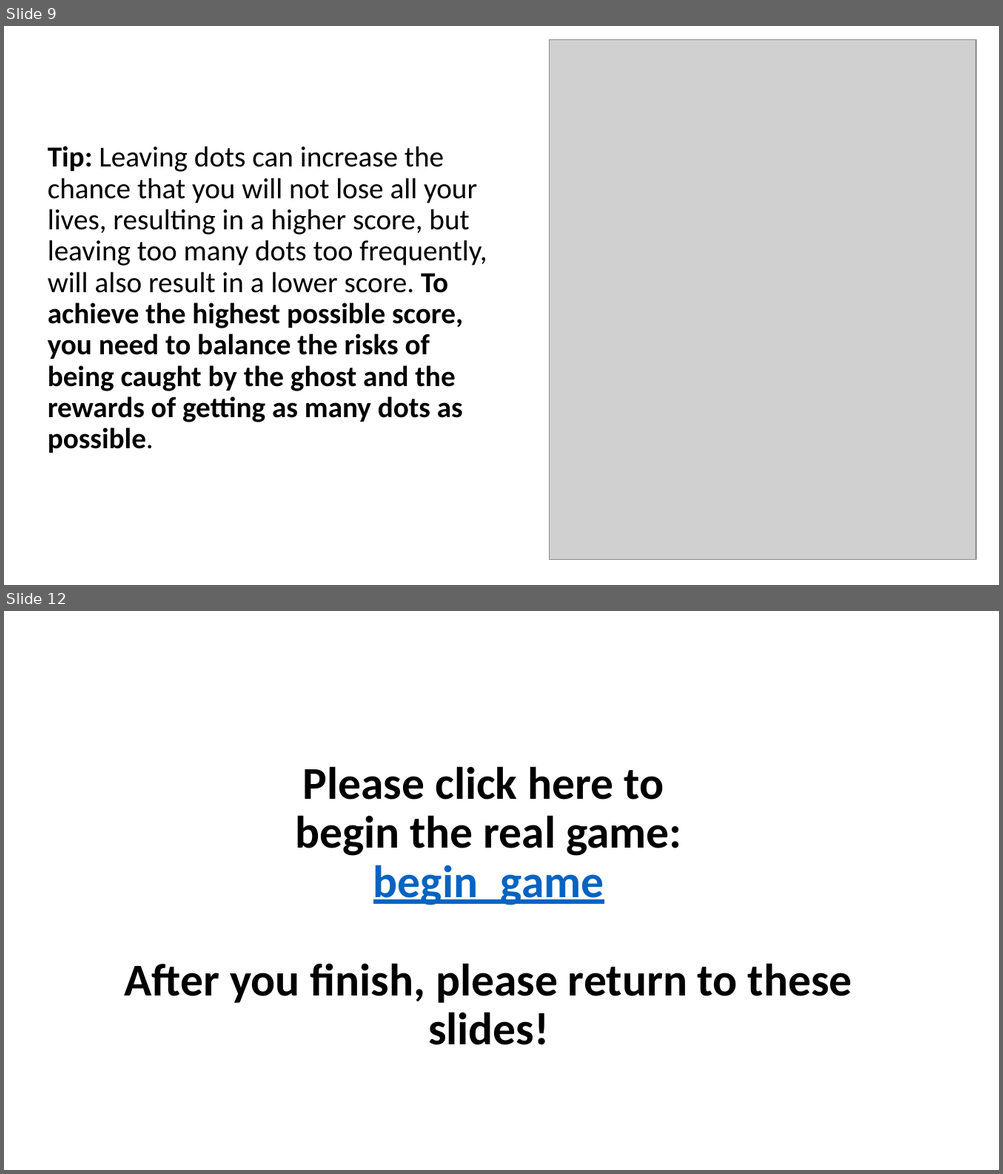
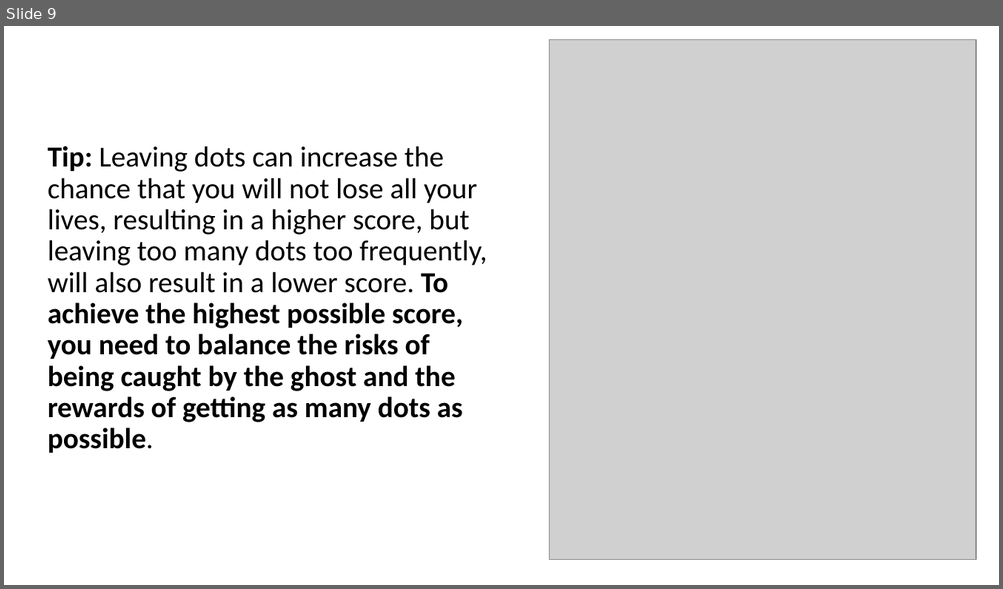
Before and after one commit to bstavel/pacman-task, a slide deck: Pacman_Instructions.pptx. Shown one above the other, each under a label of ours: slides 9 and 12 before the commit, slide 9 after it; the slides between them are not shown. The pictures are 1003x1174 and 1003x589 pixels, drawn with LibreOffice and Linux fonts; fonts in the diff are those of the drawing; grey boxes stand for pictures. Boxes give left, top, right and bottom in pixels: in the first picture for what was removed or moved away, otherwise in the second. Text is boxed around its words. In the diff, an @@ line names an element or a change of style, - is before the commit and + after.

```diff
--- a/Pacman_Instructions.pptx
+++ b/Pacman_Instructions.pptx
@@ slide 12 removed at <box>4,611,999,1170</box>, background #FFFFFF @@
@@ title removed at <box>125,766,852,1045</box> @@
-Please click here to
-begin the real game:
-begin_game
-After you finish, please return to these slides!
```
Also in this commit, not shown: 1 slide added, 3 other slides removed.
